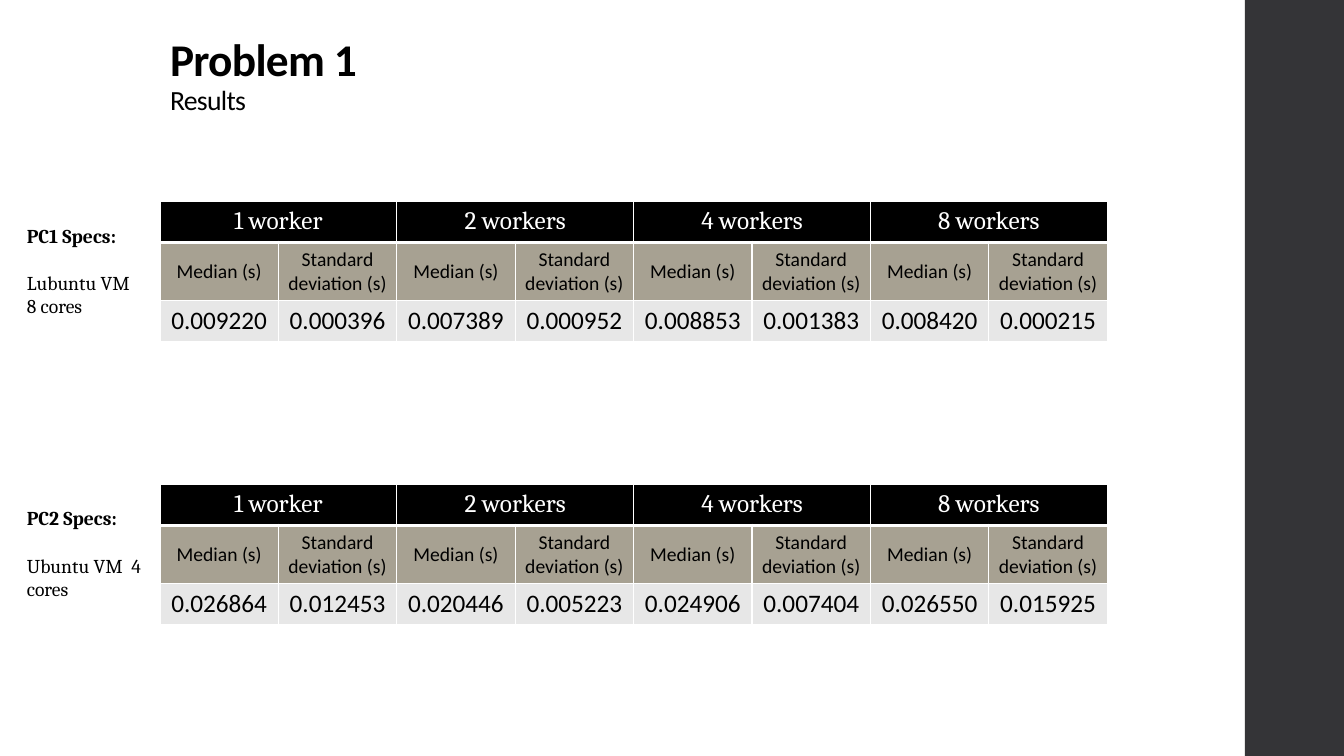
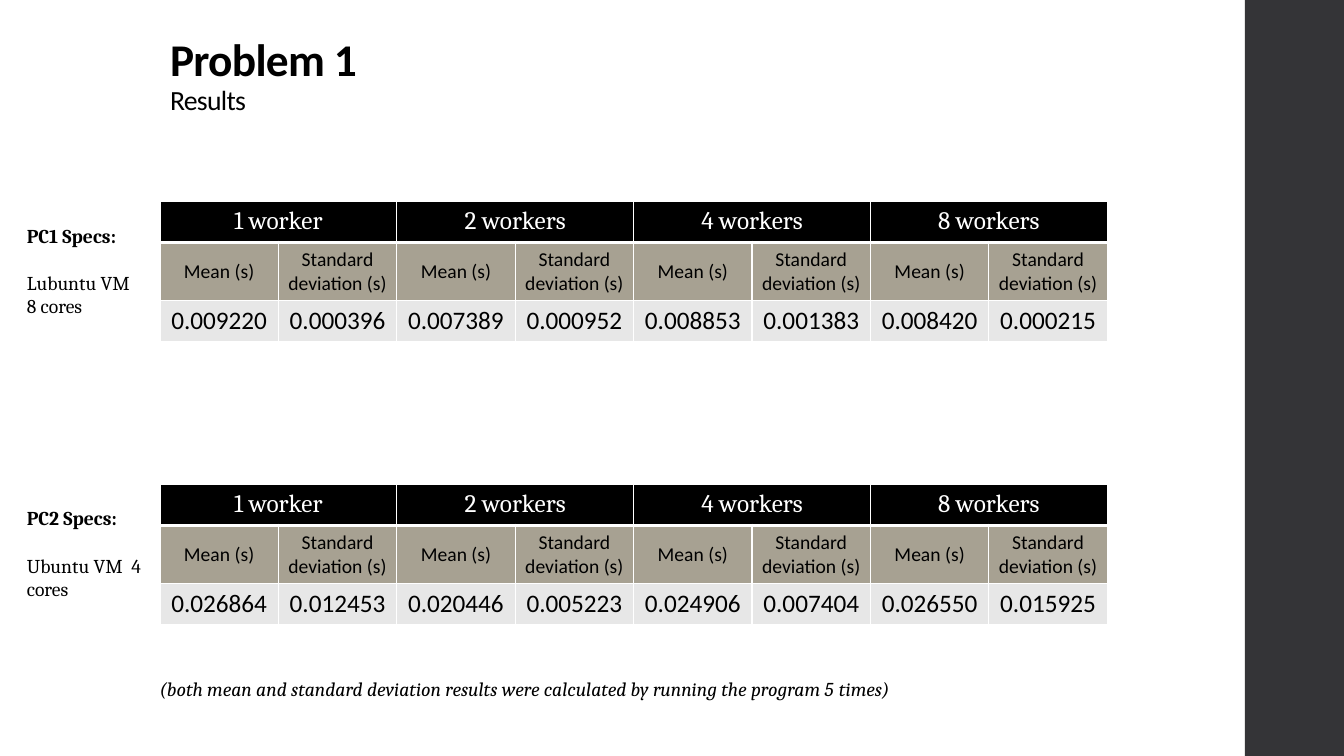
Before and after one commit to xL1fer/CLE_2022_2023, a slide deck: slide 3 of CLE1_T3G5/present.pptx. Drawn at 1344x756 pixels with LibreOffice and Linux fonts; fonts in the diff are those of the drawing. Boxes give left, top, right and bottom in pixels: in the first picture for what was removed or moved away, otherwise in the second. Text is boxed around its words. In the diff, an @@ line names an element or a change of style, - is before the commit and + after.

```diff
--- a/CLE1_T3G5/present.pptx
+++ b/CLE1_T3G5/present.pptx
@@ table at (160, 202, 1104, 341) @@
-row 2: Median (s) | Standard deviation (s) | Median (s) | Standard deviation (s) | Median (s) | Standard deviation (s) | Median (s) | Standard deviation (s)
+row 2: Mean (s) | Standard deviation (s) | Mean (s) | Standard deviation (s) | Mean (s) | Standard deviation (s) | Mean (s) | Standard deviation (s)
@@ table at (160, 485, 1104, 624) @@
-row 2: Median (s) | Standard deviation (s) | Median (s) | Standard deviation (s) | Median (s) | Standard deviation (s) | Median (s) | Standard deviation (s)
+row 2: Mean (s) | Standard deviation (s) | Mean (s) | Standard deviation (s) | Mean (s) | Standard deviation (s) | Mean (s) | Standard deviation (s)
@@ text added at (160, 682, 889, 701), 14 pt, text #000000, italic @@
+(both mean and standard deviation results were calculated by running the program 5 times)
```
Also in this commit, not shown: 3 other slides changed.
